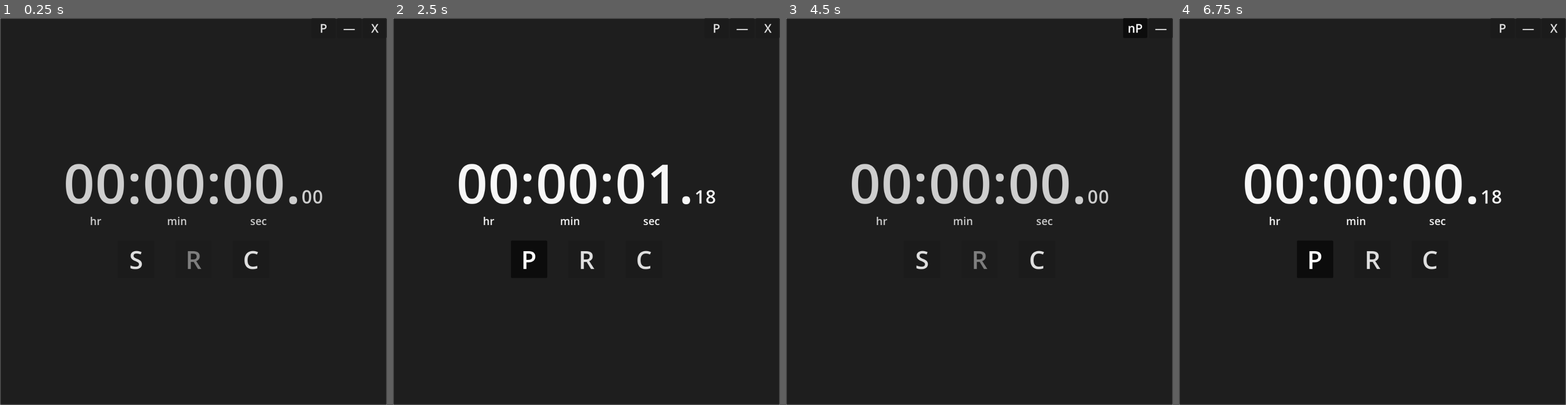
Above: before the commit, frames 1-4 (left to right).
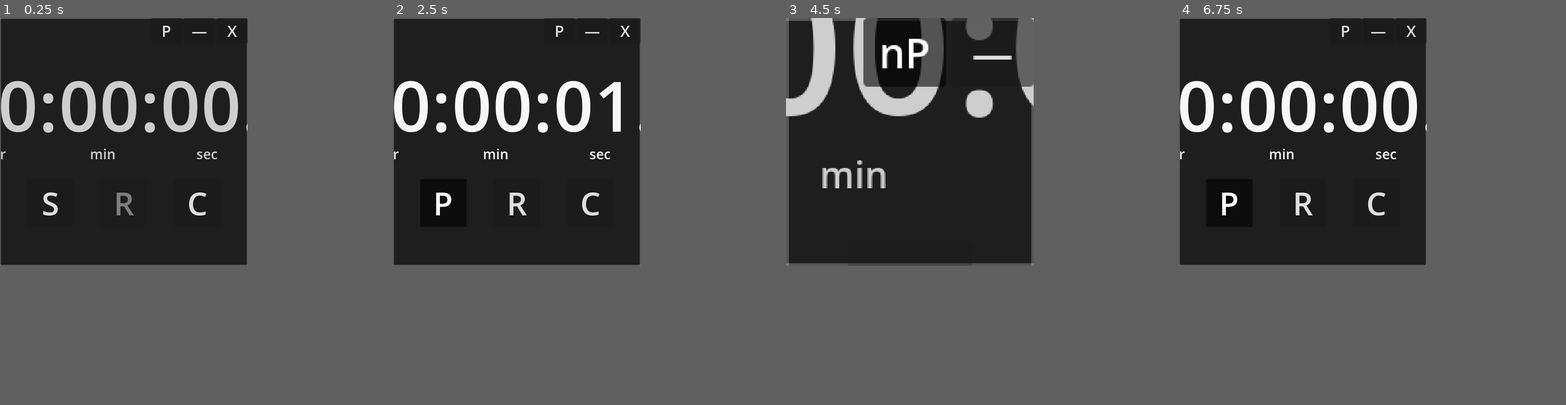
Above: after the commit, the same moments.

Repository: LiteFeather1/ltf-stopwatch
Game: Godot game, scene res://main.tscn
Same seed, same stepped clock (60 frames per second), same inputs: the game is played once before the commit and once after it.
Inputs:
- Up to frame 1 (0.25 s): no input
- Up to frame 2 (2.5 s): click "S" at 0.5 s; click "P" at 1.25 s; click "C" at 2 s
- Up to frame 3 (4.5 s): click "R" at 2.75 s; click "C" at 3.5 s; click "P" at 4.25 s
- Up to frame 4 (6.75 s): click "nP" at 5 s; click "—" at 5.75 s; click "S" at 6.5 s
In our replay, the window is 800x800 before the commit and 512x512 after it. These sizes can differ from the game's own. Grey fills any space a smaller window leaves; there, only what the larger window draws over its background counts as a difference.

The runs differ from the first frame. In frame 1, 7.7% of the frame differs, in the area x 0-100%, y 0-100%; in frame 2, 7.3%; in frame 3, 12%; in frame 4, 7.7%.

Commit message:
Fix #22 Done this by setting stretch mode to viewport
Though we have to fix the scaling of the middle part

Diff:
--- a/project.godot
+++ b/project.godot
@@ -22,10 +22,8 @@
 
 window/size/viewport_width=1024
 window/size/viewport_height=1024
-window/size/borderless=true
 window/size/window_width_override=512
 window/size/window_height_override=512
-window/stretch/mode="viewport"
 window/stretch/aspect="expand"
 
 [filesystem]
